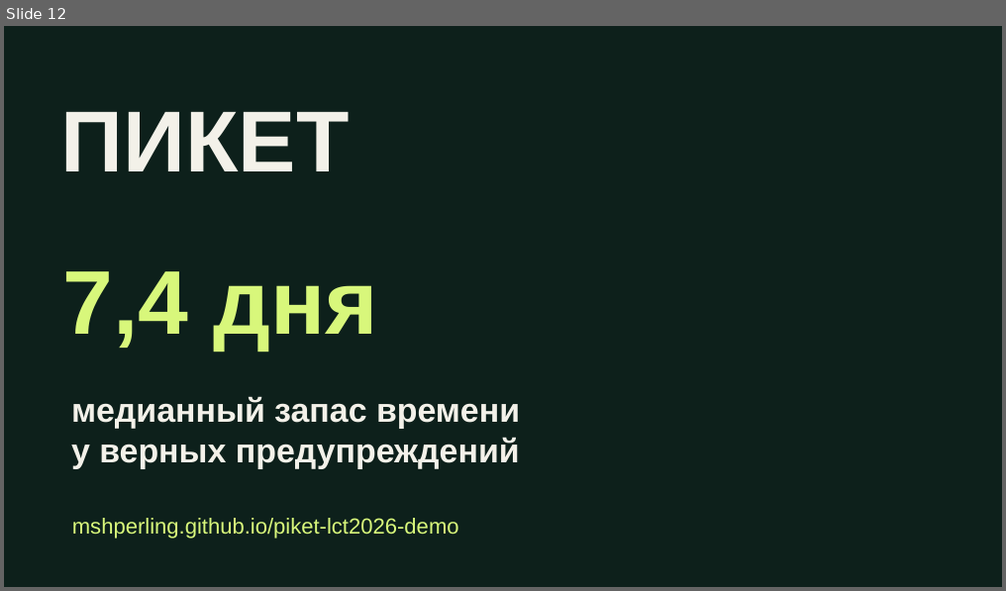
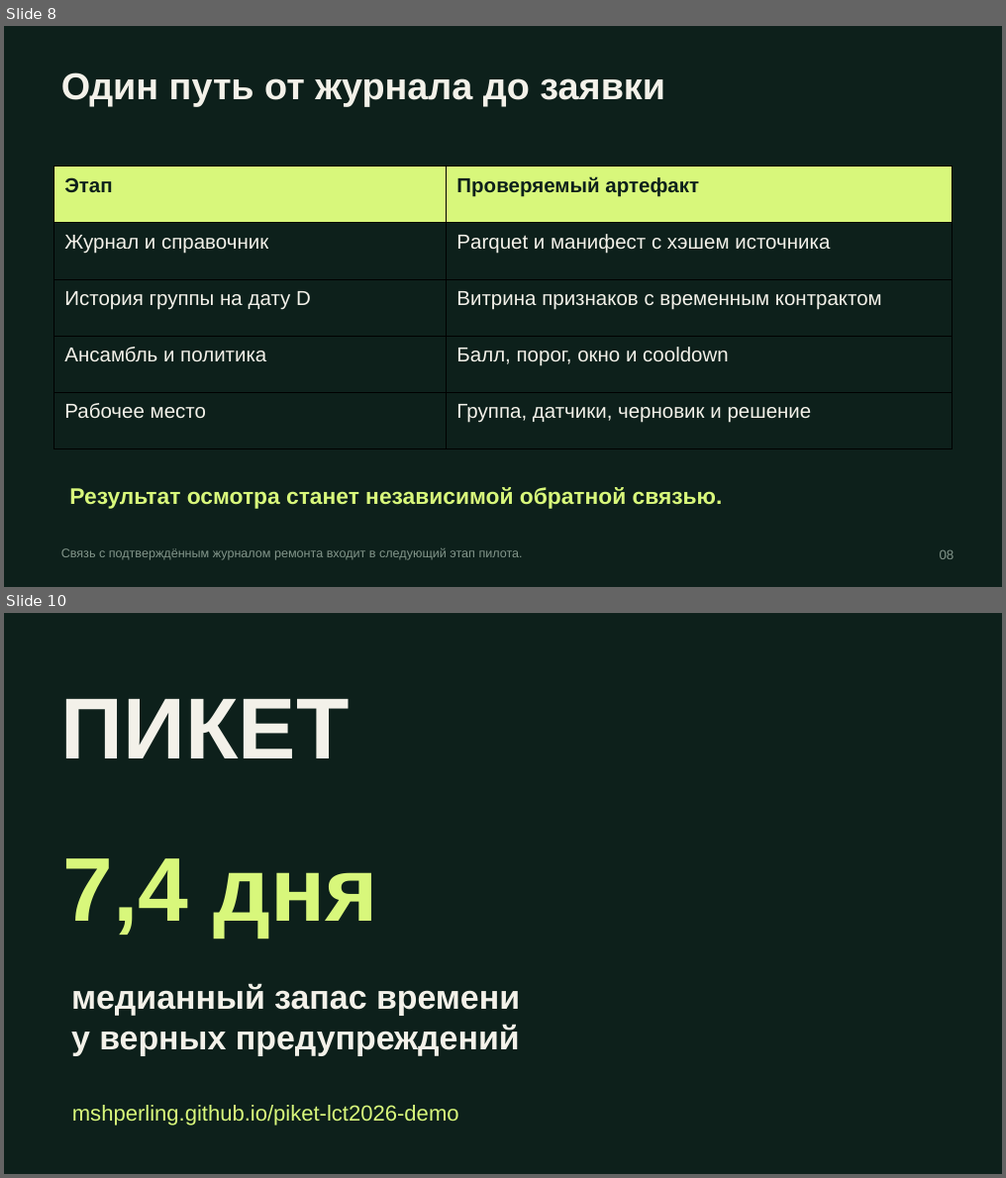
Before and after one commit to mshperling/piket-lct2026-demo, a slide deck: PIKET_LCT2026.pptx. Shown one above the other, each under a label of ours: slide 12 before the commit, slides 8 and 10 after it; the slides between them are not shown. The pictures are 1006x591 and 1006x1178 pixels, drawn with LibreOffice and Linux fonts; fonts in the diff are those of the drawing. Boxes give left, top, right and bottom in pixels: in the first picture for what was removed or moved away, otherwise in the second. Text is boxed around its words. In the diff, an @@ line names an element or a change of style, - is before the commit and + after.

```diff
--- a/PIKET_LCT2026.pptx
+++ b/PIKET_LCT2026.pptx
@@ slide 8 added at (x1=4, y1=26, x2=1002, y2=587), background #0D201B @@
@@ text added at (x1=61, y1=73, x2=665, y2=106), 36 pt, text #F3F1E9, bold @@
+Один путь от журнала до заявки
@@ table added at (x1=54, y1=167, x2=952, y2=450), 5 rows, 2 columns @@
+Этап | Проверяемый артефакт
+Журнал и справочник | Parquet и манифест с хэшем источника
+История группы на дату D | Витрина признаков с временным контрактом
+Ансамбль и политика | Балл, порог, окно и cooldown
+Рабочее место | Группа, датчики, черновик и решение
@@ text added at (x1=69, y1=487, x2=723, y2=509), 21.8 pt, text #D8F77B, bold @@
+Результат осмотра станет независимой обратной связью.
@@ text added at (x1=61, y1=549, x2=523, y2=561), 12 pt, text #82958A @@
+Связь с подтверждённым журналом ремонта входит в следующий этап пилота.
@@ text added at (x1=940, y1=550, x2=954, y2=560), 12.8 pt, text #82958A @@
+08
@@ what was slide 12 is now slide 10 @@
```
Also in this commit, not shown: 12 slides changed, 4 other slides added, 5 slides removed, 11 other files.
